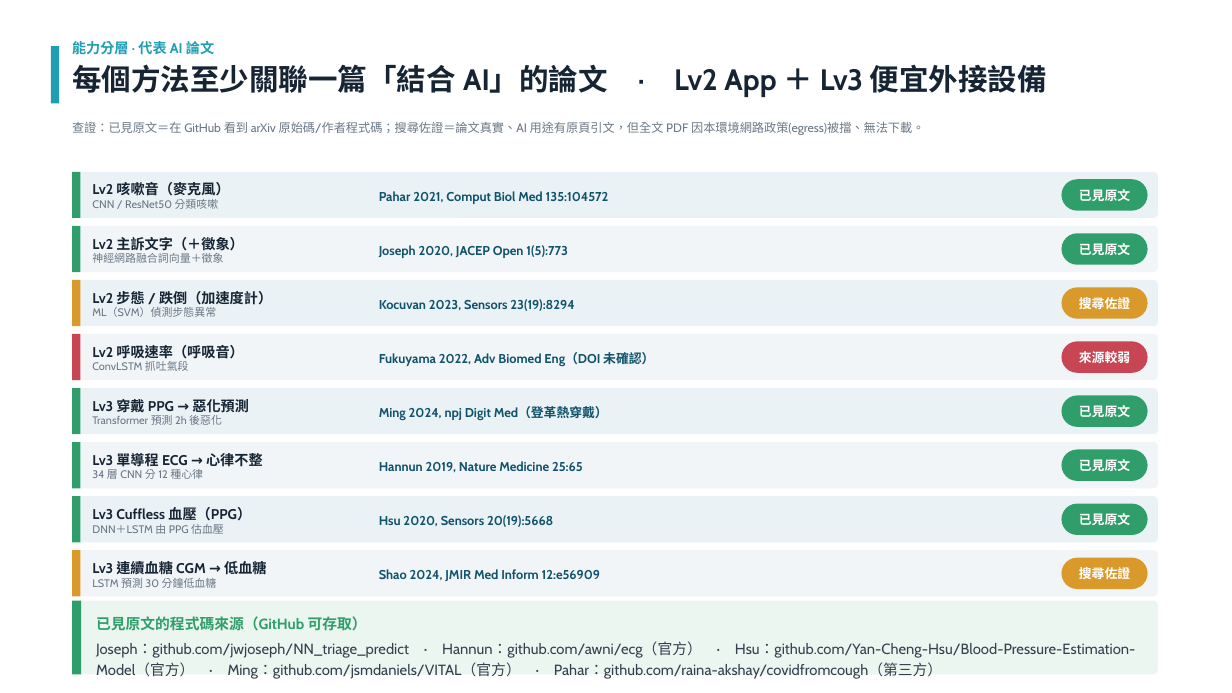
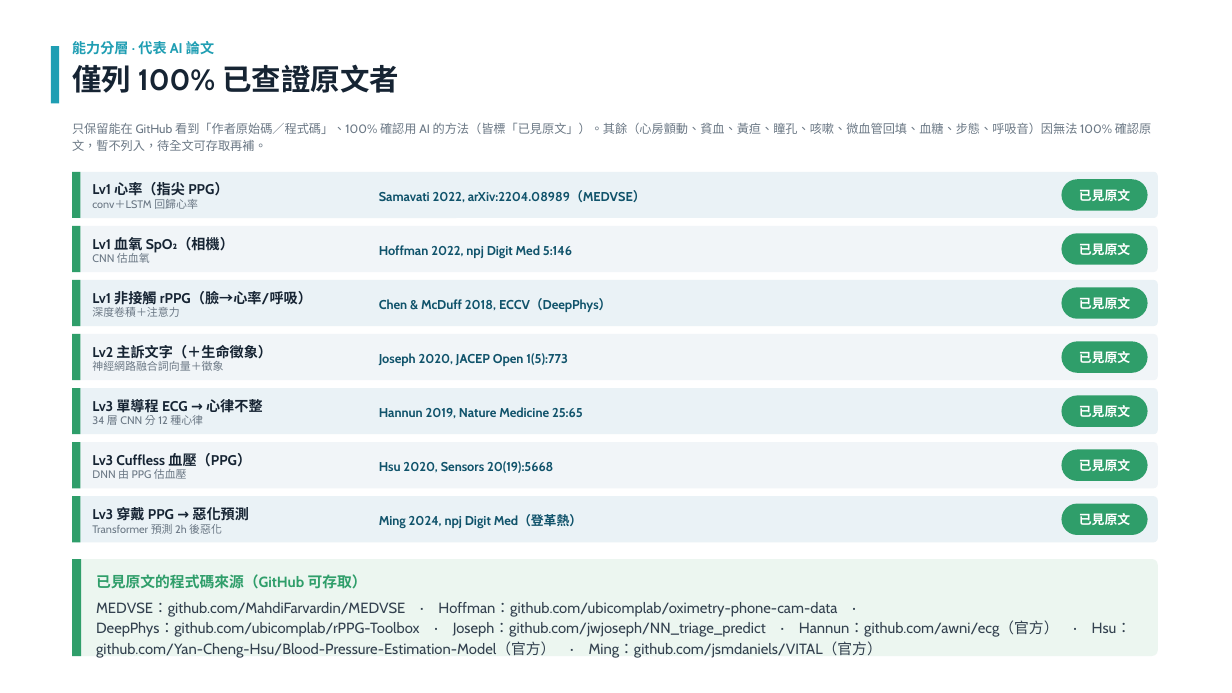
Before and after one commit to dmr1123/triage, a slide deck: slide 5 of ppt/低成本設備輔助檢傷_報告版.pptx (slide 6 before the commit). Drawn at 1232x693 pixels with LibreOffice and Linux fonts; fonts in the diff are those of the drawing. Boxes give left, top, right and bottom in pixels: in the first picture for what was removed or moved away, otherwise in the second. Text is boxed around its words. In the diff, an @@ line names an element or a change of style, - is before the commit and + after.

```diff
--- a/ppt/低成本設備輔助檢傷_報告版.pptx
+++ b/ppt/低成本設備輔助檢傷_報告版.pptx
@@ text at bbox=[72, 64, 399, 93]: text changed @@
-每個方法至少關聯一篇「結合 AI」的論文 · Lv2 App ＋ Lv3 便宜外接設備
+僅列 100% 已查證原文者
@@ text at bbox=[72, 122, 1151, 151]: text changed @@
-查證：已見原文＝在 GitHub 看到 arXiv 原始碼/作者程式碼；搜尋佐證＝論文真實、AI 用途有原頁引文，但全文 PDF 因本環境網路政策(egress)被擋、無法下載。
+只保留能在 GitHub 看到「作者原始碼／程式碼」、100% 確認用 AI 的方法（皆標「已見原文」）。其餘（心房顫動、貧血、黃疸、瞳孔、咳嗽、微血管回填、血糖、步態、呼吸音）因無法 100% 確認原文，暫不列入，待全文可存取再補。
@@ text at bbox=[92, 182, 228, 209]: text changed @@
-Lv2 咳嗽音（麥克風）
-CNN / ResNet50 分類咳嗽
+Lv1 心率（指尖 PPG）
+conv＋LSTM 回歸心率
@@ text at bbox=[379, 190, 646, 202]: text changed @@
-Pahar 2021, Comput Biol Med 135:104572
+Samavati 2022, arXiv:2204.08989（MEDVSE）
@@ text at bbox=[92, 235, 234, 263]: text changed @@
-Lv2 主訴文字（＋徵象）
-神經網路融合詞向量＋徵象
+Lv1 血氧 SpO₂（相機）
+CNN 估血氧
@@ text at bbox=[379, 245, 572, 258]: text changed @@
-Joseph 2020, JACEP Open 1(5):773
+Hoffman 2022, npj Digit Med 5:146
@@ text at bbox=[92, 289, 312, 317]: text changed @@
-Lv2 步態 / 跌倒（加速度計）
-ML（SVM）偵測步態異常
+Lv1 非接觸 rPPG（臉→心率/呼吸）
+深度卷積＋注意力
@@ text at bbox=[379, 298, 611, 312]: text changed @@
-Kocuvan 2023, Sensors 23(19):8294
+Chen & McDuff 2018, ECCV（DeepPhys）
@@ text in rounded rectangle at bbox=[1079, 297, 1130, 309]: text changed @@
-搜尋佐證
+已見原文
@@ rectangle at bbox=[72, 335, 80, 381]: fill #C84554 to #2F9E6A @@
@@ text at bbox=[92, 345, 272, 371]: text changed @@
-Lv2 呼吸速率（呼吸音）
-ConvLSTM 抓吐氣段
+Lv2 主訴文字（＋生命徵象）
+神經網路融合詞向量＋徵象
@@ text at bbox=[379, 353, 568, 366]: text changed @@
-Fukuyama 2022, Adv Biomed Eng（DOI 未確認）
+Joseph 2020, JACEP Open 1(5):773
@@ rounded rectangle "已見原文" at bbox=[1062, 341, 1148, 372]: fill #C84554 to #2F9E6A @@
@@ text in rounded rectangle at bbox=[1079, 351, 1130, 363]: text changed @@
-來源較弱
+已見原文
@@ 4 texts: place and size @@
-4 texts at bbox=[92, 451, 583, 534]
+4 texts at bbox=[92, 397, 583, 479]
@@ text at bbox=[92, 469, 187, 479]: text changed @@
-DNN＋LSTM 由 PPG 估血壓
+DNN 由 PPG 估血壓
@@ text "Lv3 穿戴 PPG → 惡化預測": place and size @@
-text "Lv3 穿戴 PPG → 惡化預測" at bbox=[92, 397, 249, 425]
+text "Lv3 穿戴 PPG → 惡化預測" at bbox=[92, 505, 249, 534]
@@ text at bbox=[379, 514, 582, 528]: text changed @@
-Ming 2024, npj Digit Med（登革熱穿戴）
+Ming 2024, npj Digit Med（登革熱）
@@ fill #D99A2B to #2F9E6A in 3 elements at bbox=[72, 280, 80, 326], bbox=[1062, 287, 1148, 319], bbox=[72, 559, 81, 656] @@
@@ rounded rectangle: place and size @@
-rounded rectangle at bbox=[72, 551, 1158, 597]
+rounded rectangle at bbox=[72, 559, 1158, 656]
@@ rounded rectangle at bbox=[72, 559, 1158, 656]: fill #F1F5F8 to #ECF6F0; proportions changed @@
@@ rectangle: place and size @@
-rectangle at bbox=[72, 551, 80, 597]
+rectangle at bbox=[72, 559, 81, 656]
@@ text removed at bbox=[92, 559, 266, 588] @@
-Lv3 連續血糖 CGM → 低血糖
-LSTM 預測 30 分鐘低血糖
@@ text removed at bbox=[379, 569, 601, 581] @@
-Shao 2024, JMIR Med Inform 12:e56909
@@ rounded rectangle removed at bbox=[1062, 558, 1148, 590] @@
-搜尋佐證
@@ text "已見原文的程式碼來源（GitHub 可存取）": place and size @@
-text "已見原文的程式碼來源（GitHub 可存取）" at bbox=[96, 616, 1136, 679]
+text "已見原文的程式碼來源（GitHub 可存取）" at bbox=[96, 574, 1059, 658]
@@ rounded rectangle removed at bbox=[72, 601, 1158, 675] @@
@@ rectangle removed at bbox=[72, 601, 81, 675] @@
@@ text at bbox=[96, 602, 1059, 658]: text changed @@
-Joseph：github.com/jwjoseph/NN_triage_predict · Hannun：github.com/awni/ecg（官方） · Hsu：github.com/Yan-Cheng-Hsu/Blood-Pressure-Estimation-Model（官方） · Ming：github.com/jsmdaniels/VITAL（官方） · Pahar：github.com/raina-akshay/covidfromcough（第三方）
+MEDVSE：github.com/MahdiFarvardin/MEDVSE · Hoffman：github.com/ubicomplab/oximetry-phone-cam-data · DeepPhys：github.com/ubicomplab/rPPG-Toolbox · Joseph：github.com/jwjoseph/NN_triage_predict · Hannun：github.com/awni/ecg（官方） · Hsu：github.com/Yan-Cheng-Hsu/Blood-Pressure-Estimation-Model（官方） · Ming：github.com/jsmdaniels/VITAL（官方）
```
Also in this commit, not shown: 1 slide removed, 1 other file.
